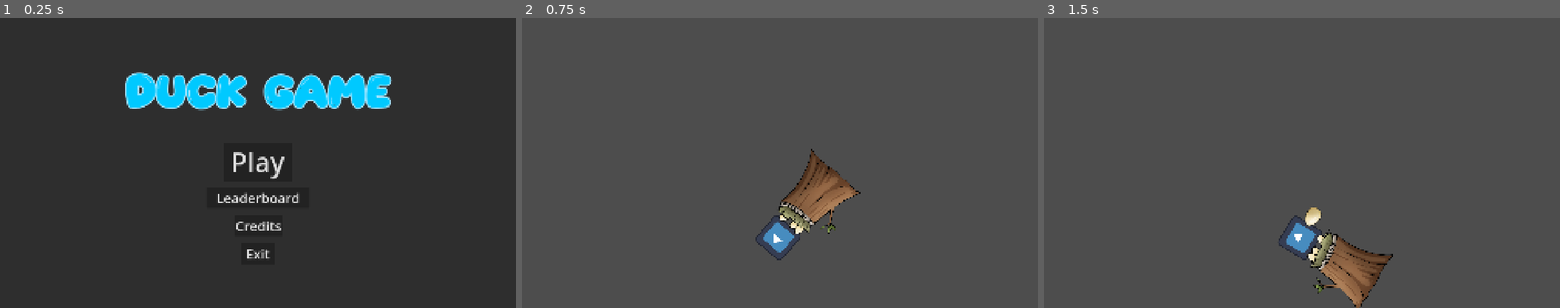
Above: before the commit, frames 1-3 (left to right).
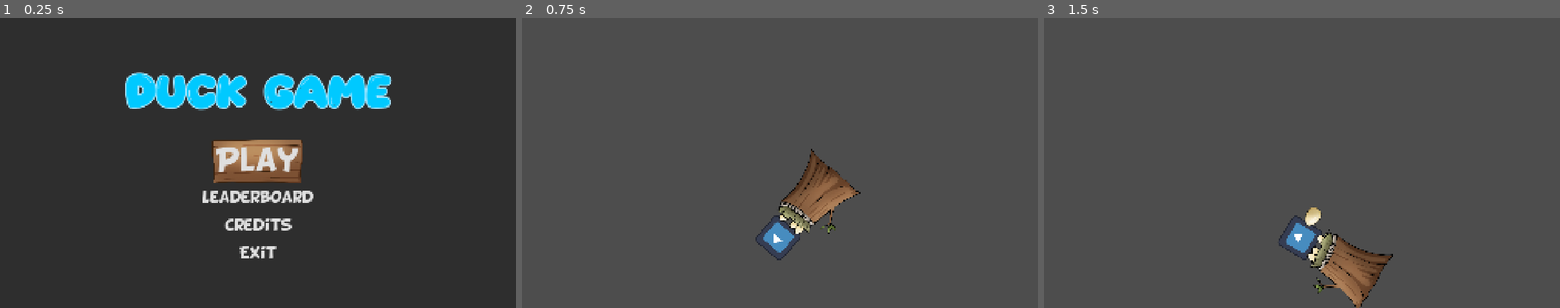
Above: after the commit, the same moments.

Repository: ms5051-hash/HacksComs26
Game: Godot game, scene res://Scenes/mainScene.tscn
The game is run twice, just before and just after one commit, with the same random seed, the same clock (stepped at 60 frames per second) and the same inputs. The engine's default icon, where the game draws it, is replaced by a stand-in: a white triangle on a blue panel in a dark square.
Inputs (mouse positions are in pixels of both pictures, inside the frame that each line leads up to):
- Up to frame 1 (0.25 s): no input
- Up to frame 2 (0.75 s): click "Play" at 0.5 s
- Up to frame 3 (1.5 s): tap Enter at 1.25 s; move the mouse to (1415, 148) at 1.27 s; click (1415, 148) at 1.35 s

The runs differ from the first frame. In frame 1, 3.8% of the frame differs, in the area x 39-61%, y 42-83%; in frame 2, nothing differs; in frame 3, nothing differs.

Commit message:
Put log backgrounds

Diff:
--- a/duck-game-2026/Scenes/mainScene.tscn
+++ b/duck-game-2026/Scenes/mainScene.tscn
@@ -3,6 +3,32 @@
 [ext_resource type="Script" uid="uid://bxe6bko5214ui" path="res://Scripts/MainMenu.gd" id="1_2c717"]
 [ext_resource type="FontFile" uid="uid://dl215066b8sx1" path="res://Fonts/Matcha World.ttf" id="2_hewda"]
 [ext_resource type="Script" uid="uid://bmkkx75icxgef" path="res://Scripts/FancyButton.gd" id="2_ly6xb"]
+[ext_resource type="FontFile" uid="uid://dcqadqtoqq4qe" path="res://Fonts/BD_Cartoon_Shout.ttf" id="3_m8nr8"]
+[ext_resource type="Texture2D" uid="uid://c0y34dc0xby81" path="res://Assets/BasicWoodButton.png" id="4_47rga"]
+
+[sub_resource type="StyleBoxEmpty" id="StyleBoxEmpty_47rga"]
+
+[sub_resource type="StyleBoxEmpty" id="StyleBoxEmpty_yyxd1"]
+
+[sub_resource type="StyleBoxEmpty" id="StyleBoxEmpty_0vbqt"]
+
+[sub_resource type="StyleBoxEmpty" id="StyleBoxEmpty_w1dup"]
+
+[sub_resource type="StyleBoxEmpty" id="StyleBoxEmpty_uvydw"]
+
+[sub_resource type="StyleBoxEmpty" id="StyleBoxEmpty_mhr8t"]
+
+[sub_resource type="StyleBoxEmpty" id="StyleBoxEmpty_l0d1b"]
+
+[sub_resource type="StyleBoxEmpty" id="StyleBoxEmpty_0bgj2"]
+
+[sub_resource type="StyleBoxEmpty" id="StyleBoxEmpty_w8a2l"]
+
+[sub_resource type="StyleBoxEmpty" id="StyleBoxEmpty_so5kr"]
+
+[sub_resource type="StyleBoxEmpty" id="StyleBoxEmpty_oy1pr"]
+
+[sub_resource type="StyleBoxEmpty" id="StyleBoxEmpty_uu6ay"]
 
 [node name="Main" type="Node2D" unique_id=596674964]
 script = ExtResource("1_2c717")
@@ -52,15 +78,24 @@
 anchor_top = 0.5
 anchor_right = 0.5
 anchor_bottom = 0.5
-offset_left = -128.0
-offset_top = -76.5
-offset_right = 128.0
-offset_bottom = 68.5
+offset_left = -179.0
+offset_top = -95.5
+offset_right = 179.0
+offset_bottom = 87.5
 grow_horizontal = 2
 grow_vertical = 2
-pivot_offset = Vector2(88, 50)
+pivot_offset = Vector2(179, 91.5)
+theme_override_constants/icon_max_width = 350
+theme_override_fonts/font = ExtResource("3_m8nr8")
 theme_override_font_sizes/font_size = 100
+theme_override_styles/normal = SubResource("StyleBoxEmpty_47rga")
+theme_override_styles/pressed = SubResource("StyleBoxEmpty_yyxd1")
+theme_override_styles/hover = SubResource("StyleBoxEmpty_0vbqt")
+theme_override_styles/disabled = SubResource("StyleBoxEmpty_w1dup")
+theme_override_styles/focus = SubResource("StyleBoxEmpty_uvydw")
 text = "Play"
+icon = ExtResource("4_47rga")
+icon_alignment = 1
 script = ExtResource("2_ly6xb")
 
 [node name="LeaderBoardButton" type="Button" parent="CanvasLayer/Control/Panel" unique_id=364268272]
@@ -70,15 +105,23 @@
 anchor_top = 0.5
 anchor_right = 0.5
 anchor_bottom = 0.5
-offset_left = -192.0
+offset_left = -212.0
 offset_top = 92.0
-offset_right = 192.0
+offset_right = 212.0
 offset_bottom = 169.0
 grow_horizontal = 2
 grow_vertical = 2
-pivot_offset = Vector2(192, 39)
+pivot_offset = Vector2(212, 39)
+theme_override_fonts/font = ExtResource("3_m8nr8")
 theme_override_font_sizes/font_size = 50
+theme_override_styles/normal = SubResource("StyleBoxEmpty_mhr8t")
+theme_override_styles/pressed = SubResource("StyleBoxEmpty_l0d1b")
+theme_override_styles/hover = SubResource("StyleBoxEmpty_0bgj2")
+theme_override_styles/disabled = SubResource("StyleBoxEmpty_w8a2l")
+theme_override_styles/focus = SubResource("StyleBoxEmpty_so5kr")
 text = "Leaderboard"
+icon_alignment = 1
+expand_icon = true
 script = ExtResource("2_ly6xb")
 
 [node name="CreditsButton" type="Button" parent="CanvasLayer/Control/Panel" unique_id=394703208]
@@ -88,14 +131,20 @@
 anchor_top = 0.5
 anchor_right = 0.5
 anchor_bottom = 0.5
-offset_left = -88.0
+offset_left = -127.5
 offset_top = 196.0
-offset_right = 91.0
+offset_right = 130.5
 offset_bottom = 273.0
 grow_horizontal = 2
 grow_vertical = 2
-pivot_offset = Vector2(90, 50)
+pivot_offset = Vector2(127.5, 39)
+theme_override_fonts/font = ExtResource("3_m8nr8")
 theme_override_font_sizes/font_size = 50
+theme_override_styles/normal = SubResource("StyleBoxEmpty_mhr8t")
+theme_override_styles/pressed = SubResource("StyleBoxEmpty_l0d1b")
+theme_override_styles/hover = SubResource("StyleBoxEmpty_oy1pr")
+theme_override_styles/disabled = SubResource("StyleBoxEmpty_w8a2l")
+theme_override_styles/focus = SubResource("StyleBoxEmpty_so5kr")
 text = "Credits"
 script = ExtResource("2_ly6xb")
 
@@ -106,21 +155,32 @@
 anchor_top = 0.5
 anchor_right = 0.5
 anchor_bottom = 0.5
-offset_left = -64.0
+offset_left = -72.5
 offset_top = 300.0
-offset_right = 64.0
+offset_right = 72.5
 offset_bottom = 377.0
 grow_horizontal = 2
 grow_vertical = 2
-pivot_offset = Vector2(64, 39)
+pivot_offset = Vector2(72.5, 39)
+theme_override_fonts/font = ExtResource("3_m8nr8")
 theme_override_font_sizes/font_size = 50
+theme_override_styles/normal = SubResource("StyleBoxEmpty_mhr8t")
+theme_override_styles/pressed = SubResource("StyleBoxEmpty_l0d1b")
+theme_override_styles/hover = SubResource("StyleBoxEmpty_uu6ay")
+theme_override_styles/disabled = SubResource("StyleBoxEmpty_w8a2l")
+theme_override_styles/focus = SubResource("StyleBoxEmpty_so5kr")
 text = "Exit"
 script = ExtResource("2_ly6xb")
 
-[node name="VBoxContainer" type="VBoxContainer" parent="CanvasLayer/Control/Panel" unique_id=1827850252]
-layout_mode = 0
-offset_right = 40.0
-offset_bottom = 40.0
+[node name="LeaderboardPanel" type="Panel" parent="CanvasLayer/Control" unique_id=632507314]
+layout_mode = 1
+anchors_preset = 15
+anchor_right = 1.0
+anchor_bottom = 1.0
+offset_top = 1080.0
+offset_bottom = 1080.0
+grow_horizontal = 2
+grow_vertical = 2
 
 [connection signal="mouse_entered" from="CanvasLayer/Control/Panel/PlayButton" to="CanvasLayer/Control/Panel/PlayButton" method="_on_mouse_entered"]
 [connection signal="mouse_exited" from="CanvasLayer/Control/Panel/PlayButton" to="CanvasLayer/Control/Panel/PlayButton" method="_on_mouse_exited"]
--- a/duck-game-2026/Scripts/FancyButton.gd
+++ b/duck-game-2026/Scripts/FancyButton.gd
@@ -1,7 +1,7 @@
 extends Button
 
 var default_scale: Vector2 = Vector2.ONE
-var hover_scale: Vector2 = Vector2(1.1, 1.1)
+var hover_scale: Vector2 = Vector2(1.2, 1.2)
 var tween_duration: float = 0.5
 
 
Binary file added: duck-game-2026/Assets/BasicWoodButton.png
Not shown, added: duck-game-2026/Assets/BasicWoodButton.png.import
Binary file added: duck-game-2026/Fonts/BD_Cartoon_Shout.ttf
Not shown, added: duck-game-2026/Fonts/BD_Cartoon_Shout.ttf.import
Not shown, added: duck-game-2026/Assets/BasicWoodButton.png.url
